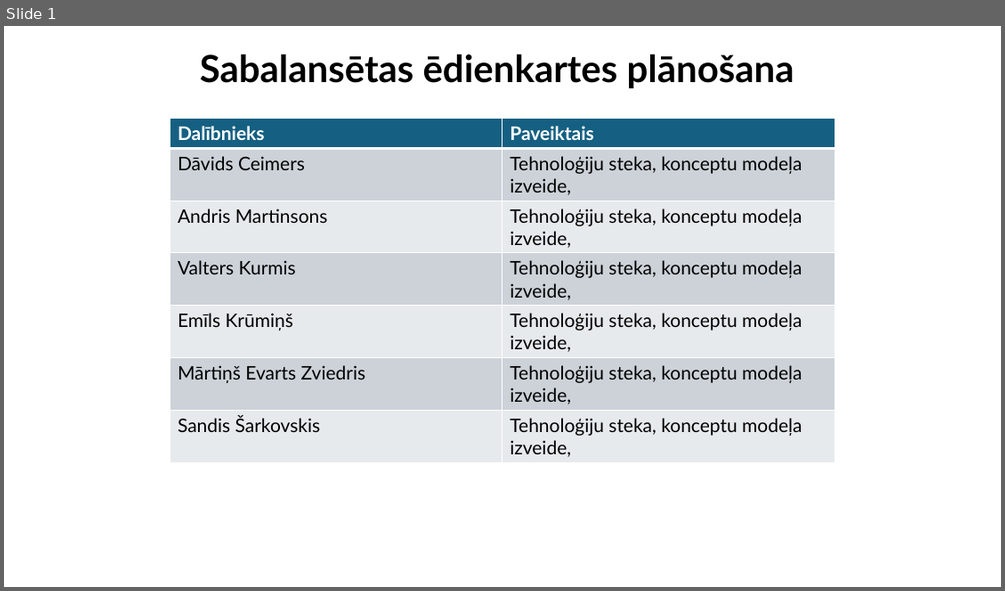
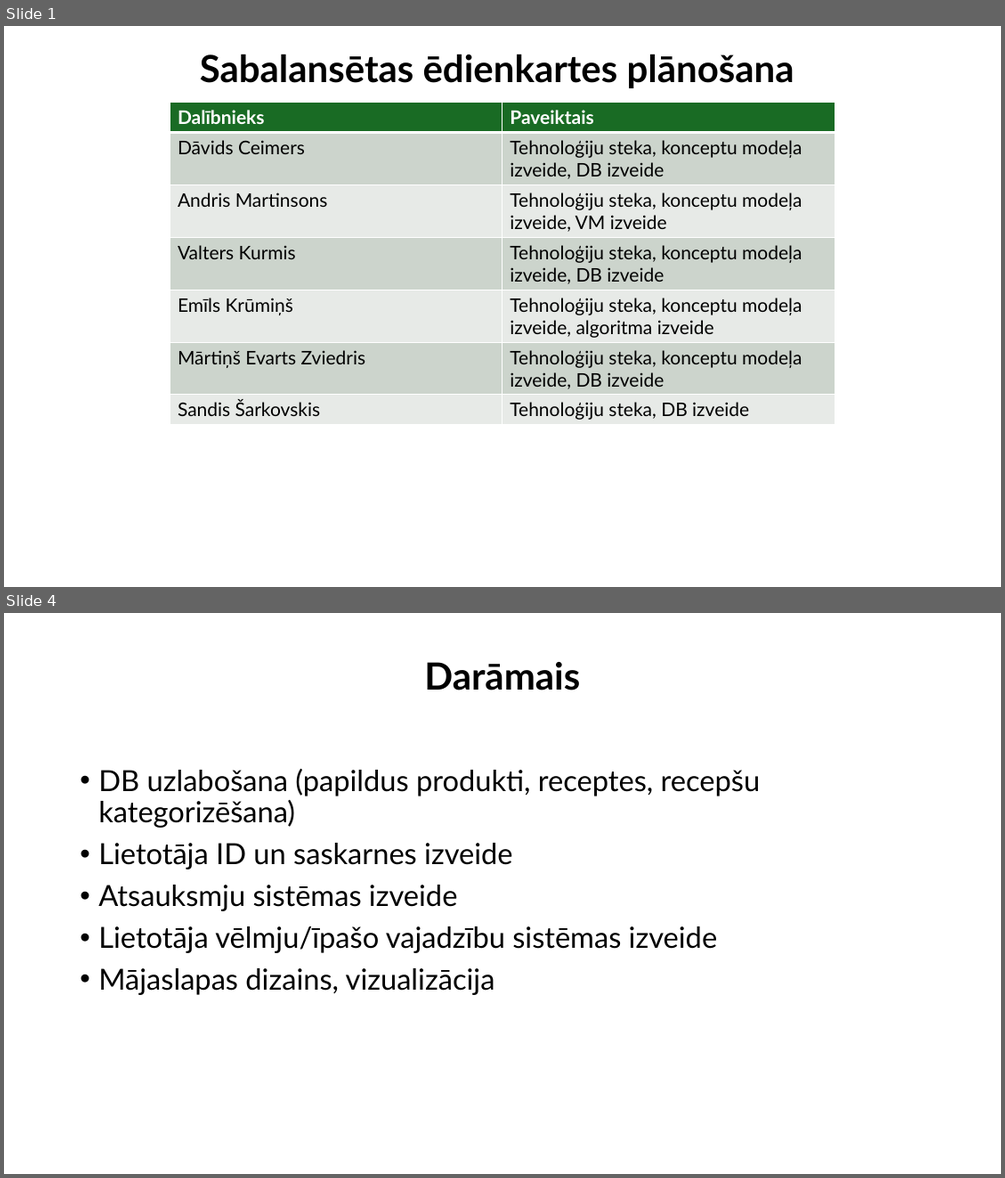
Before and after one commit to valters221rdb215/edienkarte, a slide deck: Sabalansētas ēdienkartes plānošana.pptx. Shown one above the other, each under a label of ours: slide 1 before the commit, slides 1 and 4 after it; the slides between them are not shown. The pictures are 1005x591 and 1005x1178 pixels, drawn with LibreOffice and Linux fonts; fonts in the diff are those of the drawing. Boxes give left, top, right and bottom in pixels: in the first picture for what was removed or moved away, otherwise in the second. Text is boxed around its words. In the diff, an @@ line names an element or a change of style, - is before the commit and + after.

```diff
--- a/Sabalansētas ēdienkartes plānošana.pptx
+++ b/Sabalansētas ēdienkartes plānošana.pptx
@@ slide 4 added at <box>4,613,1001,1174</box>, background #FFFFFF @@
@@ title added at <box>424,662,580,690</box>, 36 pt, text #000000, bold @@
+Darāmais
@@ text added at <box>98,769,760,995</box>, 28 pt, text #000000 @@
+• DB uzlabošana (papildus produkti, receptes, recepšu kategorizēšana)
+• Lietotāja ID un saskarnes izveide
+• Atsauksmju sistēmas izveide
+• Lietotāja vēlmju/īpašo vajadzību sistēmas izveide
+• Mājaslapas dizains, vizualizācija
@@ slide 1 changed as well @@
@@ table at <box>170,103,834,425</box> @@
-row 2, column 2: Tehnoloģiju steka, konceptu modeļa izveide,
+row 2, column 2: Tehnoloģiju steka, konceptu modeļa izveide, DB izveide
-row 3, column 2: Tehnoloģiju steka, konceptu modeļa izveide,
+row 3, column 2: Tehnoloģiju steka, konceptu modeļa izveide, VM izveide
-row 4, column 2: Tehnoloģiju steka, konceptu modeļa izveide,
+row 4, column 2: Tehnoloģiju steka, konceptu modeļa izveide, DB izveide
-row 5, column 2: Tehnoloģiju steka, konceptu modeļa izveide,
+row 5, column 2: Tehnoloģiju steka, konceptu modeļa izveide, algoritma izveide
-row 6, column 2: Tehnoloģiju steka, konceptu modeļa izveide,
+row 6, column 2: Tehnoloģiju steka, konceptu modeļa izveide, DB izveide
-row 7, column 2: Tehnoloģiju steka, konceptu modeļa izveide,
+row 7, column 2: Tehnoloģiju steka, DB izveide
@@ fill #156082 to #196B24 in row 1 @@
@@ fill #CCD2D8 to #CCD4CD in 6 cells @@
@@ fill #E8EAED to #E8EBE8 in 6 cells @@
@@ table: place and size @@
-table at <box>170,118,834,463</box>
+table at <box>170,103,834,425</box>
```
Also in this commit, not shown: 2 other slides added.
